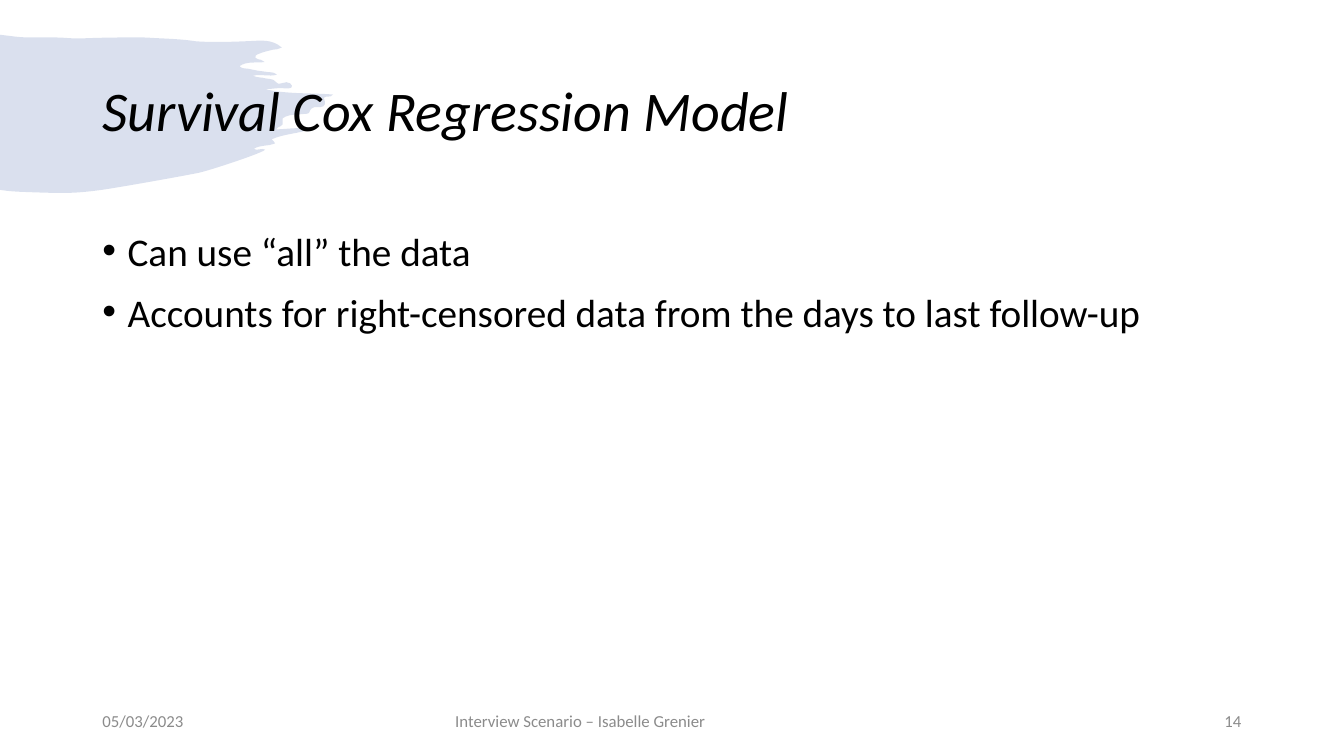
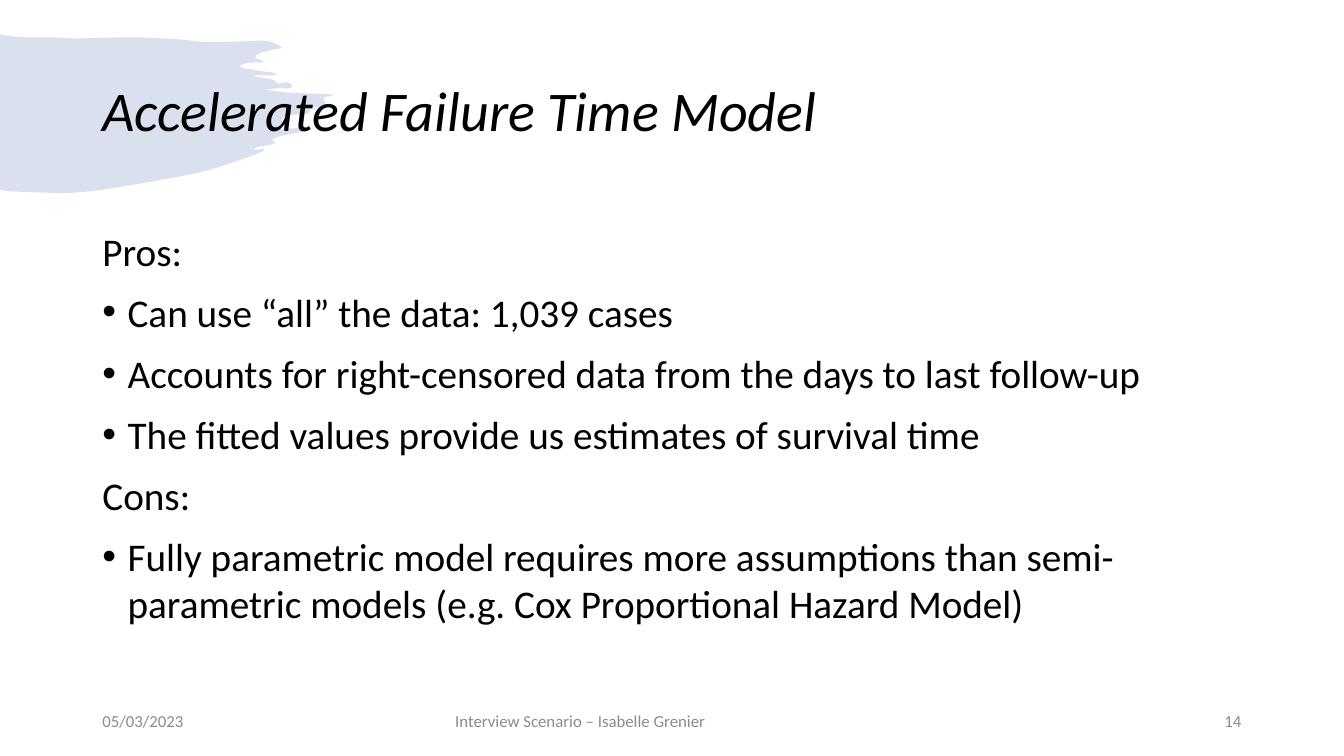
Before and after one commit to igrenier/TCGA_BRCA, a slide deck: slide 14 of presentation_05032023.pptx. Drawn at 1344x756 pixels with LibreOffice and Linux fonts; fonts in the diff are those of the drawing. Boxes give left, top, right and bottom in pixels: in the first picture for what was removed or moved away, otherwise in the second. Text is boxed around its words. In the diff, an @@ line names an element or a change of style, - is before the commit and + after.

```diff
--- a/presentation_05032023.pptx
+++ b/presentation_05032023.pptx
@@ title at <box>102,92,816,132</box>: text changed @@
-Survival Cox Regression Model
+Accelerated Failure Time Model
@@ text at <box>102,241,673,332</box>: text changed @@
-• Can use “all” the data
+Pros:
+• Can use “all” the data: 1,039 cases
@@ text at <box>102,421,1114,625</box>: paragraphs added @@
+• The fitted values provide us estimates of survival time
+Cons:
+• Fully parametric model requires more assumptions than semi-parametric models (e.g. Cox Proportional Hazard Model)
```
Also in this commit, not shown: 4 other slides changed, 3 slides added, 1 slide removed.
